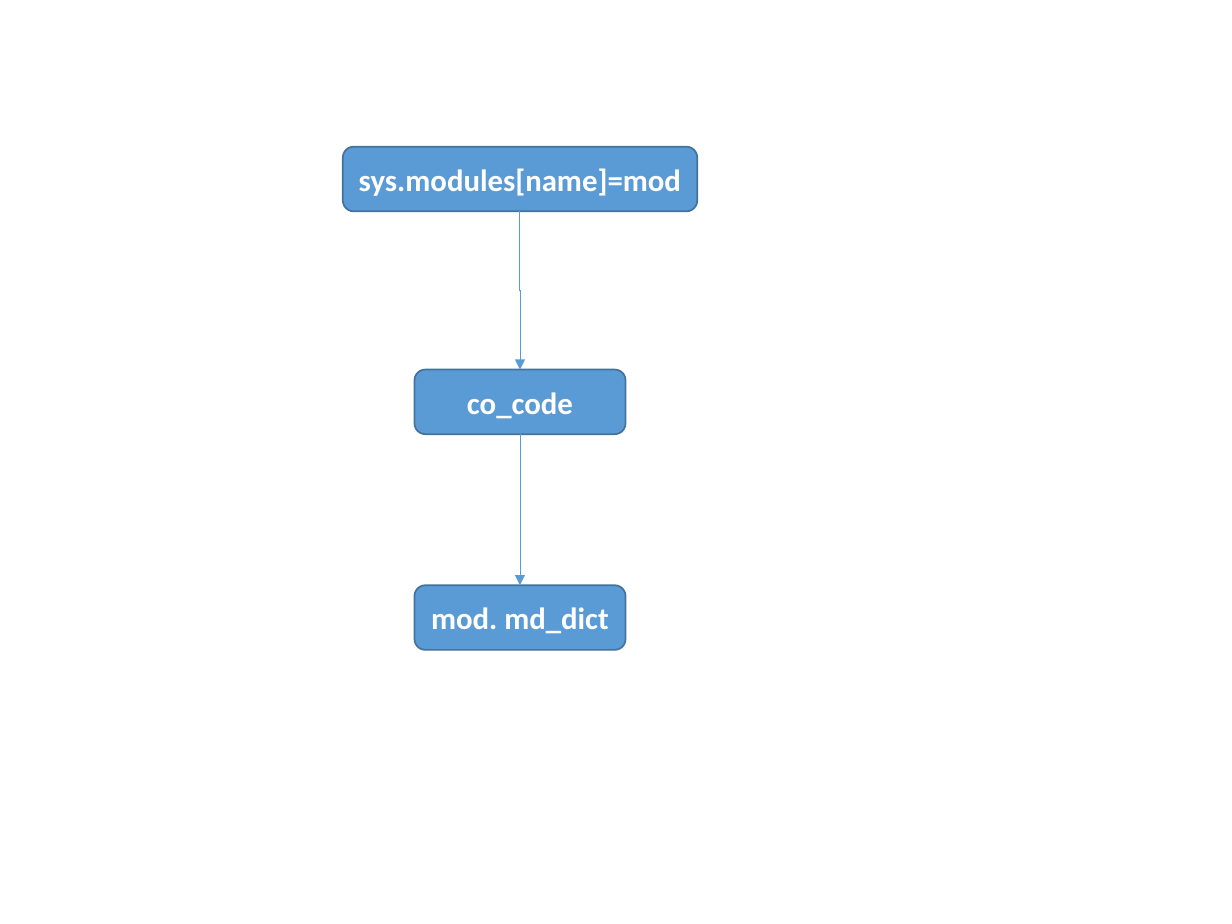
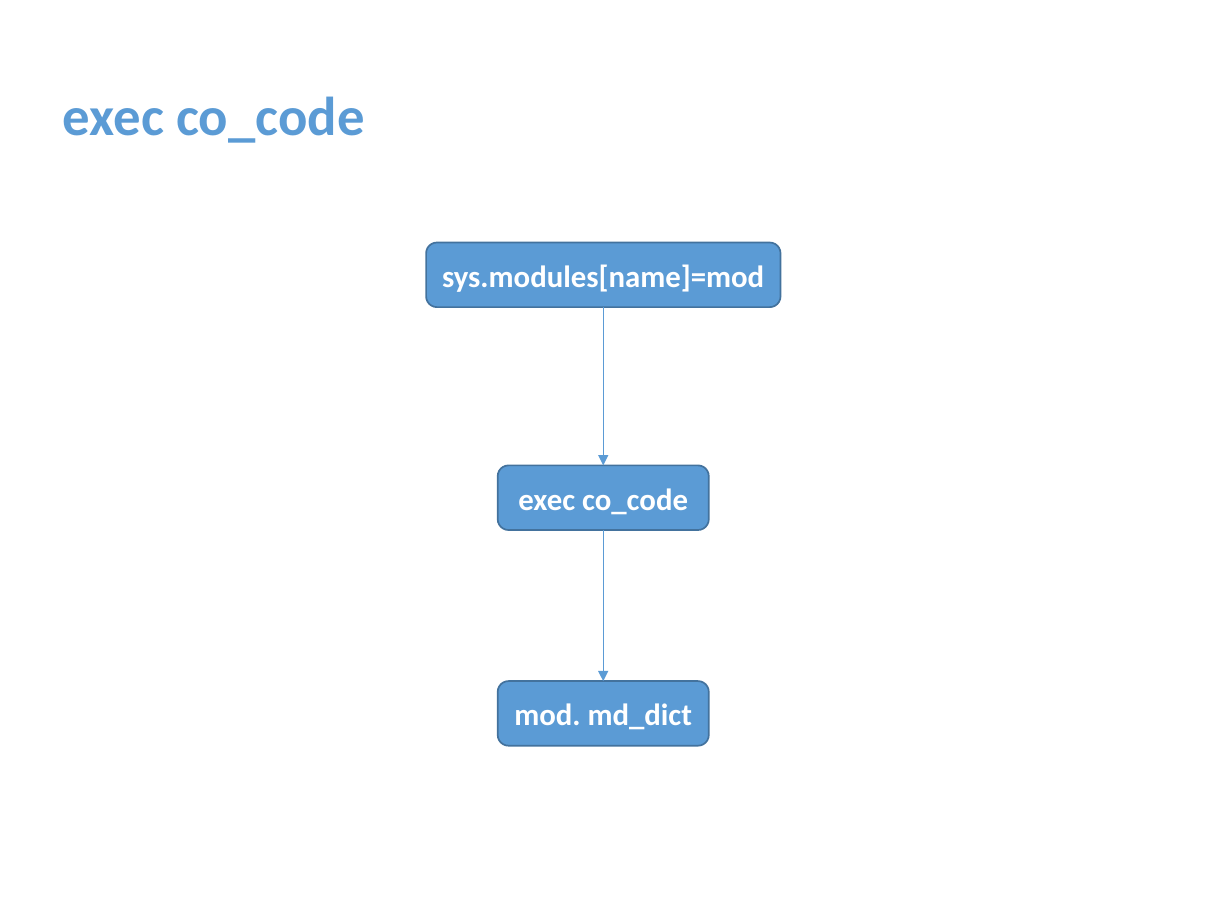
Before and after one commit to menfeng/studynote, a slide deck: slide 13 of python/source code/import/import.pptx (slide 15 before the commit). Drawn at 1232x924 pixels with LibreOffice and Linux fonts; fonts in the diff are those of the drawing. Boxes give left, top, right and bottom in pixels: in the first picture for what was removed or moved away, otherwise in the second. Text is boxed around its words. In the diff, an @@ line names an element or a change of style, - is before the commit and + after.

```diff
--- a/python/source code/import/import.pptx
+++ b/python/source code/import/import.pptx
@@ text added at bbox=[63, 96, 364, 143], 32 pt, text #5B9BD5, bold @@
+exec co_code
@@ 3 rounded rectangles, 2 elbow arrows: place and size @@
-3 rounded rectangles, 2 elbow arrows at bbox=[342, 147, 697, 649]
+3 rounded rectangles, 2 elbow arrows at bbox=[426, 243, 781, 745]
@@ text in rounded rectangle at bbox=[518, 488, 688, 515]: text changed @@
-co_code
+exec co_code
```
Also in this commit, not shown: 12 other slides changed, 2 slides added, 2 slides removed.
